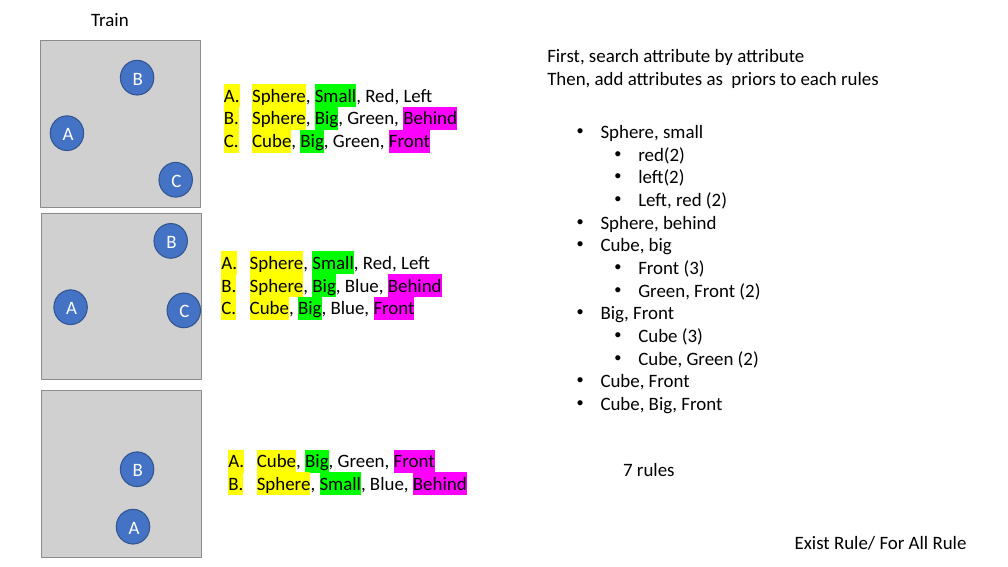
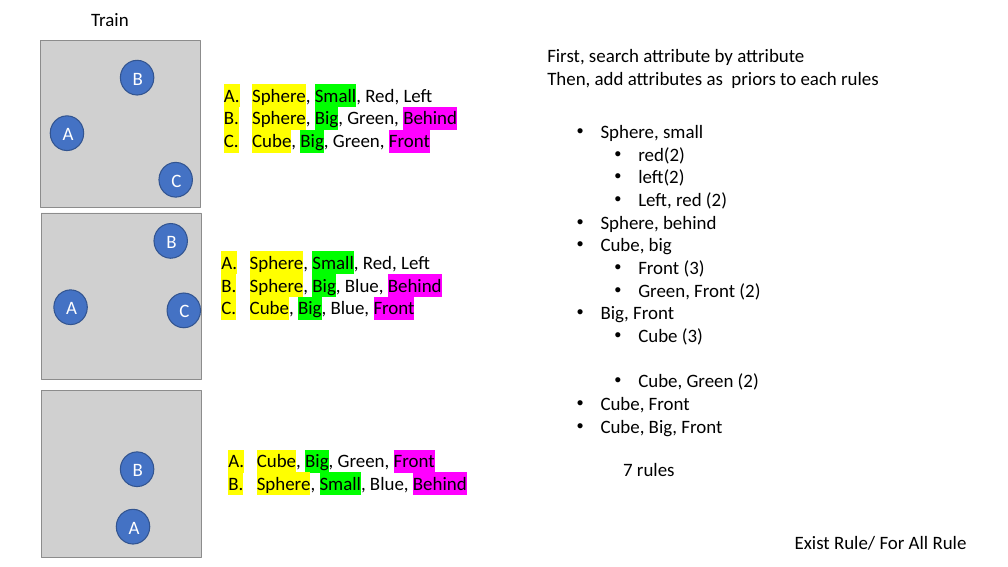
Before and after one commit to akweury/nsai_note, a slide deck: slide 15 of spatial_relation_vector.pptx (slide 16 before the commit). Drawn at 1008x567 pixels with LibreOffice and Linux fonts; fonts in the diff are those of the drawing; grey boxes stand for pictures. Boxes give left, top, right and bottom in pixels: in the first picture for what was removed or moved away, otherwise in the second. Text is boxed around its words. In the diff, an @@ line names an element or a change of style, - is before the commit and + after.

```diff
--- a/spatial_relation_vector.pptx
+++ b/spatial_relation_vector.pptx
@@ text "Sphere, small" rewrapped from [601, 125, 760, 414] to [601, 125, 760, 437] @@
```
Also in this commit, not shown: 1 slide removed, 3 other files.
